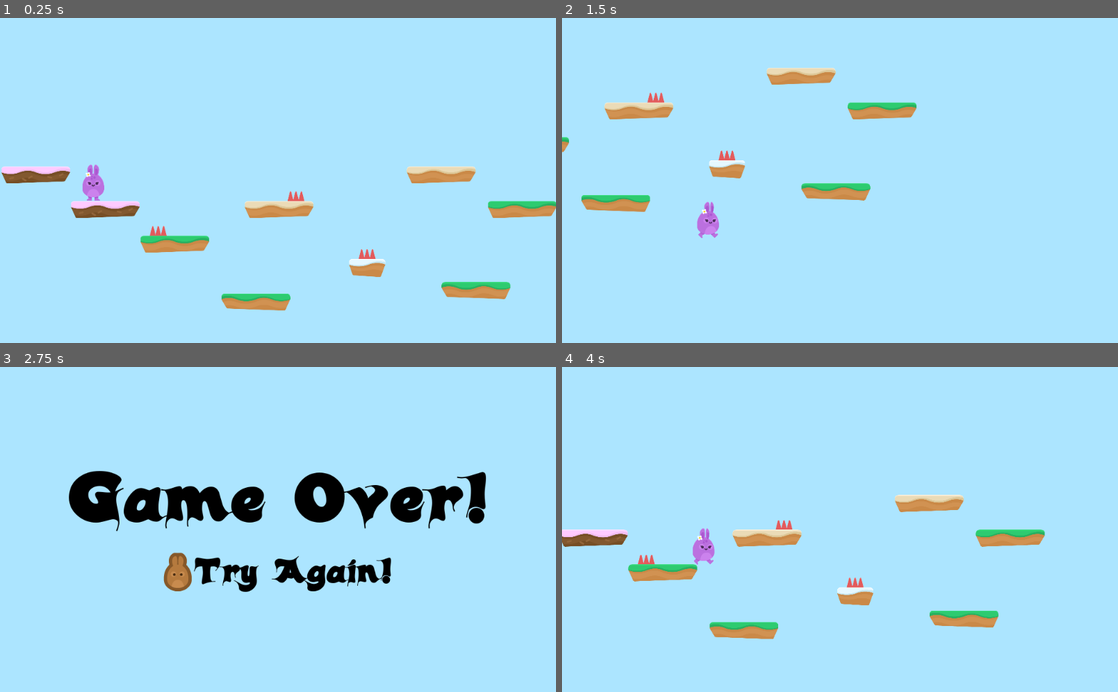
Above: before the commit, frames 1-4 (two rows, left to right).
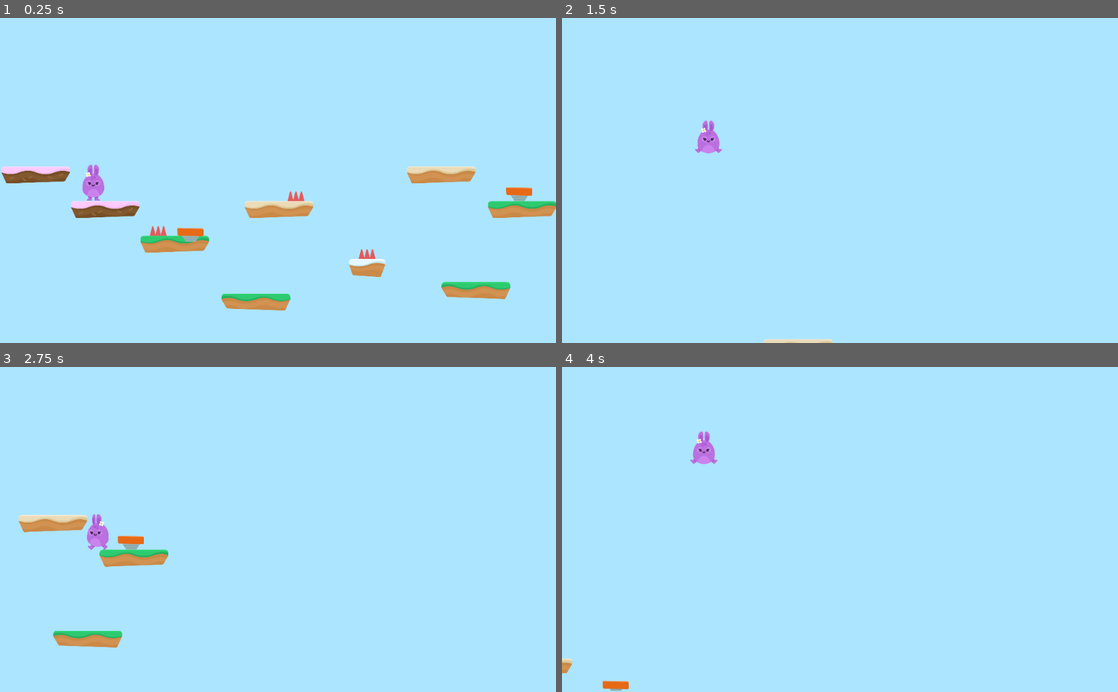
Above: after the commit, the same moments.

Repository: kiaplayer/HoppyDays
Game: Godot game, scene res://Scenes/Levels/Level1.tscn
Two runs of this game, one before a commit and one after it. Both use one fixed random seed, a clock stepped at 60 frames per second and the inputs below.
Inputs (mouse positions are in pixels of both pictures, inside the frame that each line leads up to):
- Up to frame 1 (0.25 s): no input
- Up to frame 2 (1.5 s): hold D (right) from 0.53 s (still down); tap W (jump) at 0.77 s
- Up to frame 3 (2.75 s): tap W (jump) at 1.52 s; release D (right) at 2.03 s; hold A (left) from 2.03 s (still down)
- Up to frame 4 (4 s): release A (left) at 2.75 s; click (739, 575) at 2.77 s; hold D (right) from 3.53 s (still down); tap W (jump) at 3.77 s

The runs differ from the first frame. In frame 1, 0.3% of the frame differs, in the area x 31-96%, y 52-69%; in frame 2, 4.2%; in frame 3, 10%, in the area x 3-88%, y 31-87%; in frame 4, 5.5%.

Commit message:
Jump pads and refactoring

Diff:
--- a/Hazards/Hazards.gd
+++ b/Hazards/Hazards.gd
@@ -1,6 +1,4 @@
 extends Area2D
 
-
-
 func _on_SpikeTop_body_entered(body):
-	body.hurt()
+	get_tree().call_group("Gamestate", "hurt")
--- /dev/null
+++ b/Items/JumpPad.gd
@@ -0,0 +1,6 @@
+extends Area2D
+
+func _on_JumpPad_body_entered(body):
+	if body.has_method("boost"):
+		$AnimationPlayer.play("boost")
+		body.boost()
--- /dev/null
+++ b/Items/JumpPad.tscn
@@ -0,0 +1,53 @@
+[gd_scene load_steps=8 format=2]
+
+[ext_resource path="res://GFX/Items/spring.png" type="Texture" id=1]
+[ext_resource path="res://GFX/Items/spring_in.png" type="Texture" id=2]
+[ext_resource path="res://Items/JumpPad.gd" type="Script" id=3]
+[ext_resource path="res://GFX/Items/spring_out.png" type="Texture" id=4]
+
+[sub_resource type="SpriteFrames" id=1]
+animations = [ {
+"frames": [ ExtResource( 1 ), ExtResource( 2 ) ],
+"loop": true,
+"name": "default",
+"speed": 1.5
+}, {
+"frames": [ ExtResource( 2 ), ExtResource( 4 ) ],
+"loop": true,
+"name": "boost",
+"speed": 2.5
+} ]
+
+[sub_resource type="RectangleShape2D" id=2]
+extents = Vector2( 73.2287, 37.646 )
+
+[sub_resource type="Animation" id=3]
+resource_name = "boost"
+length = 2.0
+tracks/0/type = "value"
+tracks/0/path = NodePath("AnimatedSprite:animation")
+tracks/0/interp = 1
+tracks/0/loop_wrap = true
+tracks/0/imported = false
+tracks/0/enabled = true
+tracks/0/keys = {
+"times": PoolRealArray( 0.1, 1.5, 2 ),
+"transitions": PoolRealArray( 1, 1, 1 ),
+"update": 1,
+"values": [ "boost", "boost", "default" ]
+}
+
+[node name="JumpPad" type="Area2D"]
+collision_layer = 8
+script = ExtResource( 3 )
+
+[node name="AnimatedSprite" type="AnimatedSprite" parent="."]
+frames = SubResource( 1 )
+
+[node name="CollisionShape2D" type="CollisionShape2D" parent="."]
+visible = false
+shape = SubResource( 2 )
+
+[node name="AnimationPlayer" type="AnimationPlayer" parent="."]
+anims/boost = SubResource( 3 )
+[connection signal="body_entered" from="." to="." method="_on_JumpPad_body_entered"]
--- /dev/null
+++ b/Scenes/Levels/GameState.gd
@@ -0,0 +1,15 @@
+extends Node2D
+
+var lives = 3
+
+func _ready():
+	add_to_group("Gamestate")
+
+func hurt():
+	lives -= 1
+	$Player.hurt()
+	if lives < 0:
+		end_game()
+
+func end_game():
+	get_tree().change_scene("res://Scenes/Levels/GameOver.tscn")
--- a/Scenes/Levels/Level1.tscn
+++ b/Scenes/Levels/Level1.tscn
@@ -1,12 +1,15 @@
-[gd_scene load_steps=5 format=2]
+[gd_scene load_steps=7 format=2]
 
 [ext_resource path="res://Levels/TileSet.tres" type="TileSet" id=1]
 [ext_resource path="res://Scenes/Player/Player.tscn" type="PackedScene" id=2]
 [ext_resource path="res://Hazards/SpikeTop.tscn" type="PackedScene" id=3]
 [ext_resource path="res://SFX/Summer_Park.ogg" type="AudioStream" id=4]
+[ext_resource path="res://Items/JumpPad.tscn" type="PackedScene" id=5]
+[ext_resource path="res://Scenes/Levels/GameState.gd" type="Script" id=6]
 
 [node name="Level1" type="Node2D"]
 position = Vector2( -0.000244141, 0 )
+script = ExtResource( 6 )
 
 [node name="Player" parent="." instance=ExtResource( 2 )]
 position = Vector2( 508.1, 182.502 )
@@ -33,3 +36,11 @@
 stream = ExtResource( 4 )
 volume_db = -10.0
 autoplay = true
+
+[node name="JumpPads" type="Node" parent="."]
+
+[node name="JumpPad" parent="JumpPads" instance=ExtResource( 5 )]
+position = Vector2( 1043.65, 506.598 )
+
+[node name="JumpPad2" parent="JumpPads" instance=ExtResource( 5 )]
+position = Vector2( 2860.27, 281.951 )
--- a/Scenes/Player/Player.gd
+++ b/Scenes/Player/Player.gd
@@ -7,8 +7,7 @@
 const UP = Vector2(0, -1)
 const JUMP_SPEED = 3500
 const WORLD_LIMIT = 4000
-
-var lives = 3
+const BOOST_MULTIPLIER = 1.5
 
 signal animate
 
@@ -21,7 +20,7 @@
 
 func apply_gravity():
 	if (position.y > WORLD_LIMIT):
-		end_game()
+		get_tree().call_group("Gamestate", "end_game")
 	if is_on_floor():
 		motion.y = 0
 	elif is_on_ceiling():
@@ -45,14 +44,13 @@
 func animate():
 	emit_signal("animate", motion)
 
-func end_game():
-	get_tree().change_scene("res://Scenes/Levels/GameOver.tscn")
-
 func hurt():
 	position.y -= 2
 	yield(get_tree(), "idle_frame")
 	motion.y -= JUMP_SPEED
-	lives -= 1
 	$PainSFX.play()
-	if lives <= 0:
-		end_game()
+
+func boost():
+	position.y -= 1
+	yield(get_tree(), "idle_frame")
+	motion.y -= JUMP_SPEED * BOOST_MULTIPLIER
--- a/Scenes/Player/Player.tscn
+++ b/Scenes/Player/Player.tscn
@@ -16,6 +16,7 @@
 
 [node name="Player" type="KinematicBody2D"]
 position = Vector2( 520.238, 296.348 )
+collision_mask = 14
 script = ExtResource( 1 )
 __meta__ = {
 "_edit_group_": true
--- a/project.godot
+++ b/project.godot
@@ -45,8 +45,13 @@
 [layer_names]
 
 2d_render/layer_1="Player"
+2d_physics/layer_1="Player"
 2d_render/layer_2="Terrain"
+2d_physics/layer_2="Terrain"
 2d_render/layer_3="Hazards"
+2d_physics/layer_3="Hazards"
+2d_render/layer_4="Items"
+2d_physics/layer_4="Items"
 
 [rendering]
 
